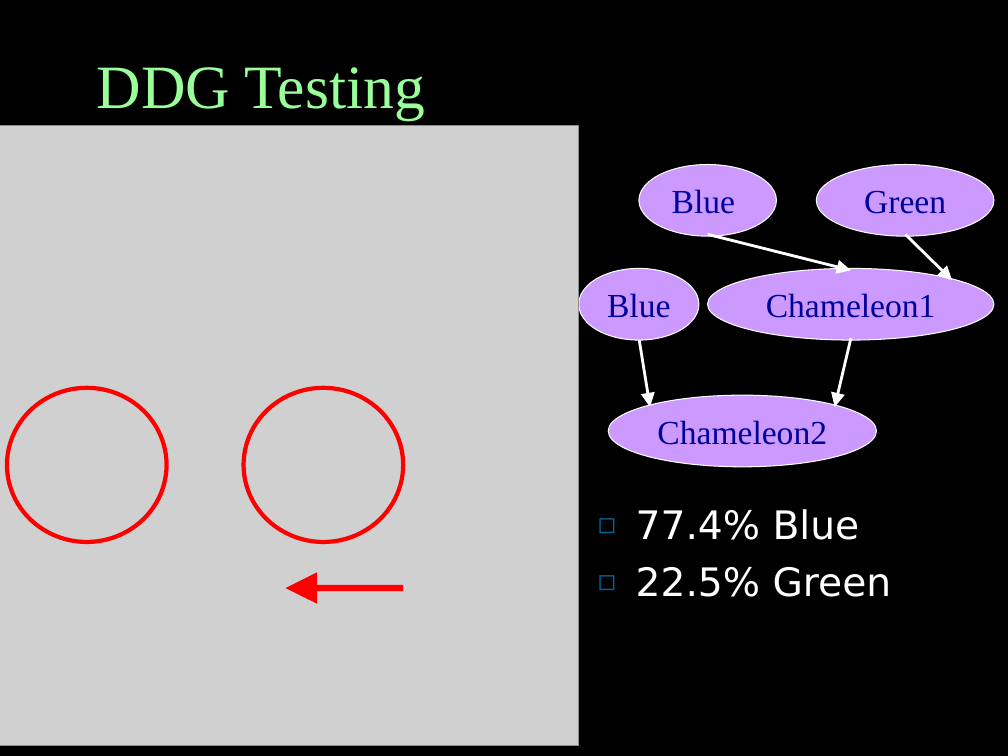
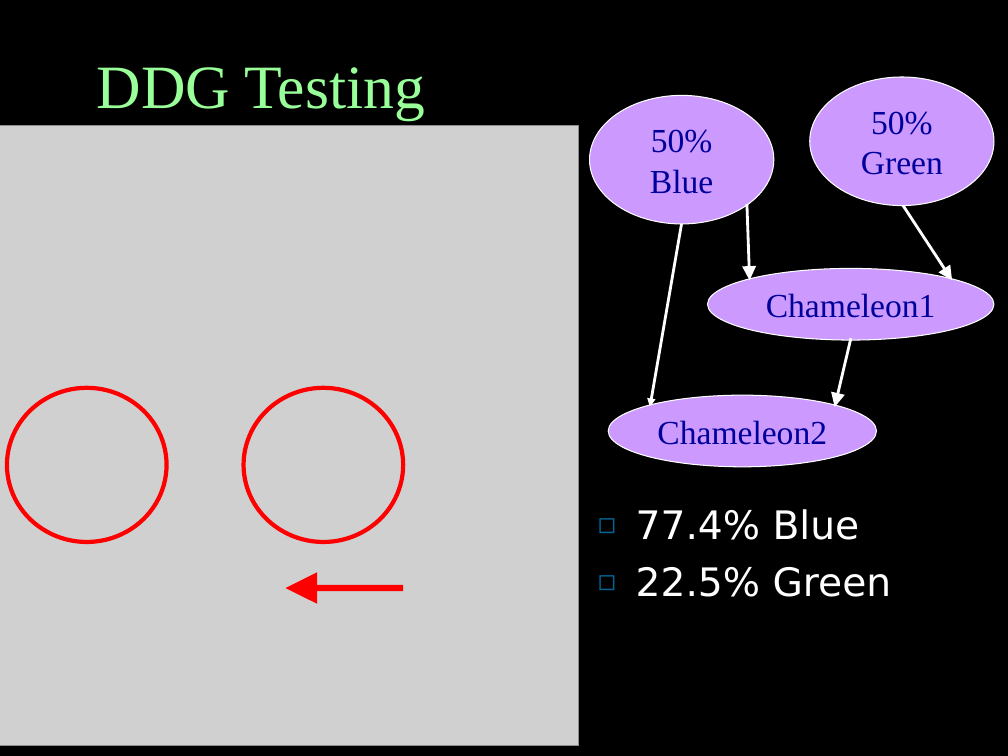
Before and after one commit to vipulkohli/Testing, a slide deck: slide 14 of Testing_Final2.ppt (slide 15 before the commit). Drawn at 1008x756 pixels with LibreOffice and Linux fonts; fonts in the diff are those of the drawing; grey boxes stand for pictures. Boxes give left, top, right and bottom in pixels: in the first picture for what was removed or moved away, otherwise in the second. Text is boxed around its words. In the diff, an @@ line names an element or a change of style, - is before the commit and + after.

```diff
--- a/Testing_Final2.ppt
+++ b/Testing_Final2.ppt
@@ ellipse "50% Green": place and size @@
-ellipse "50% Green" at (816,164,994,236)
+ellipse "50% Green" at (809,77,994,206)
@@ ellipse "50% Blue": place and size @@
-ellipse "50% Blue" at (639,164,776,236)
+ellipse "50% Blue" at (590,96,774,225)
@@ text in ellipse at (861,111,943,175): text changed @@
-Green
+50% Green
@@ text in ellipse at (650,129,713,194): text changed @@
-Blue
+50% Blue
@@ arrow moved from (708, 234) - (851, 270) to (747, 204) - (750, 280) @@
@@ arrow moved from (905, 234) - (953, 280) to (902, 204) - (952, 280) @@
@@ arrow moved from (639, 339) - (650, 407) to (681, 222) - (650, 407) @@
@@ ellipse removed at (579,268,699,340) @@
-Blue
```
Also in this commit, not shown: 3 other slides changed, 1 slide removed, 9 other files.
